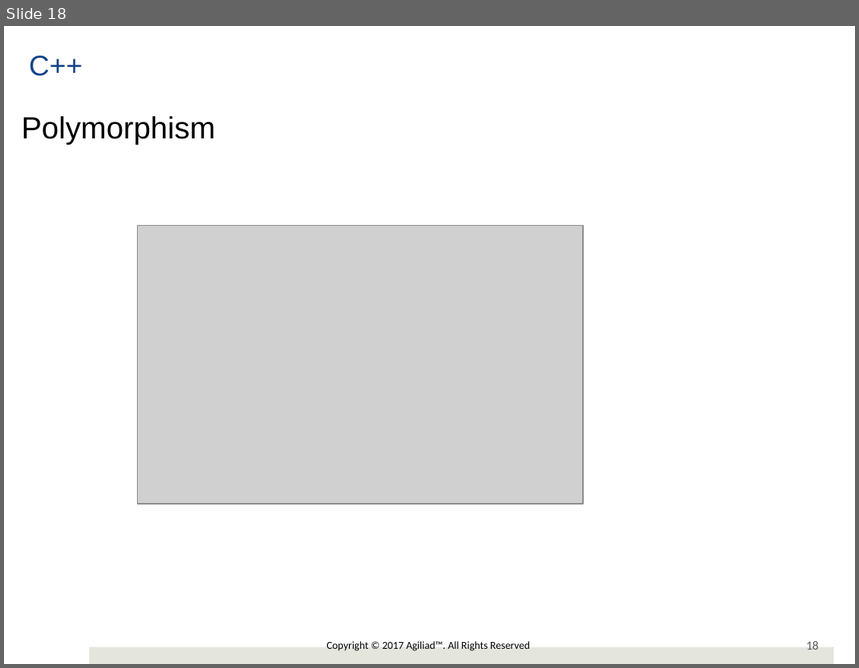
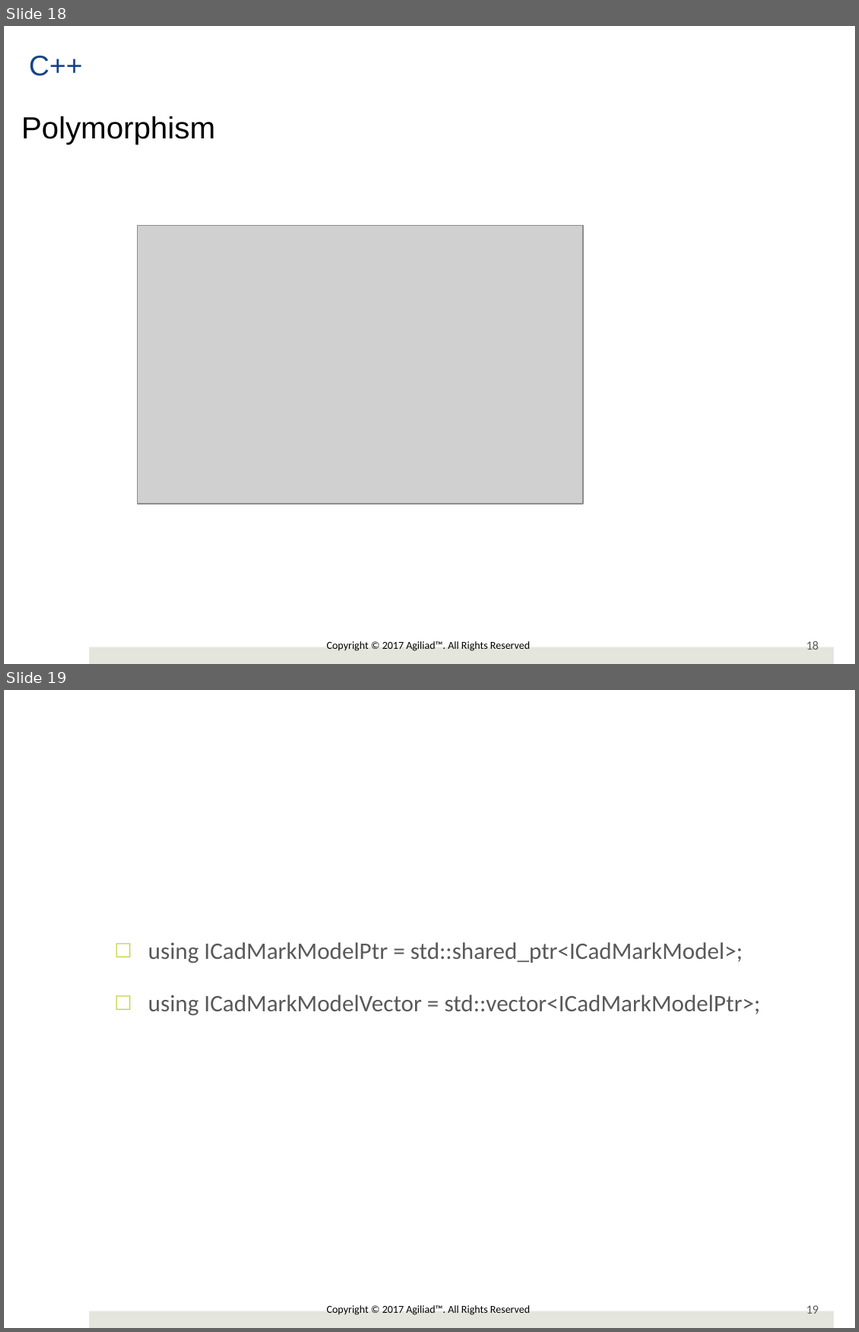
Before and after one commit to girishlande/CPlusPlus, a slide deck: cplusplus.pptx. Shown one above the other, each under a label of ours: slide 18 before the commit, slides 18 and 19 after it. The pictures are 859x668 and 859x1332 pixels, drawn with LibreOffice and Linux fonts; fonts in the diff are those of the drawing; grey boxes stand for pictures; background and template pictures are left out. Boxes give left, top, right and bottom in pixels: in the first picture for what was removed or moved away, otherwise in the second. Text is boxed around its words. In the diff, an @@ line names an element or a change of style, - is before the commit and + after.

```diff
--- a/cplusplus.pptx
+++ b/cplusplus.pptx
@@ slide 19 added at (x1=4, y1=690, x2=855, y2=1328), background #FFFFFF; not listed: 3 template elements that a slide beside it also shows @@
@@ text added at (x1=148, y1=942, x2=761, y2=1016), 20 pt, text #595959 @@
+□ using ICadMarkModelPtr = std::shared_ptr<ICadMarkModel>;
+□ using ICadMarkModelVector = std::vector<ICadMarkModelPtr>;
```
Also in this commit, not shown: 1 other file.
